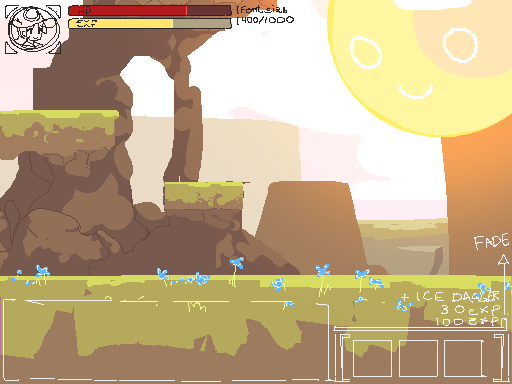
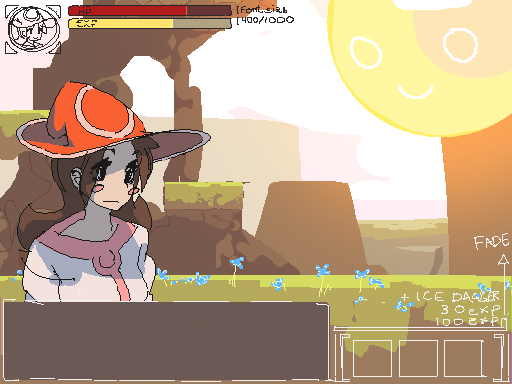
Revision of a layered 512 × 384 image; what changed, layer by layer:
moved "player dialogue" above "Layer 2" over <box>3,299,330,380</box>
added layer "Layer 2" above "player bust" over <box>3,302,330,380</box>
showed "player bust", painted on it over <box>4,81,211,355</box>
added layer "Layer 7" above "items/feed" over <box>14,81,211,355</box>
